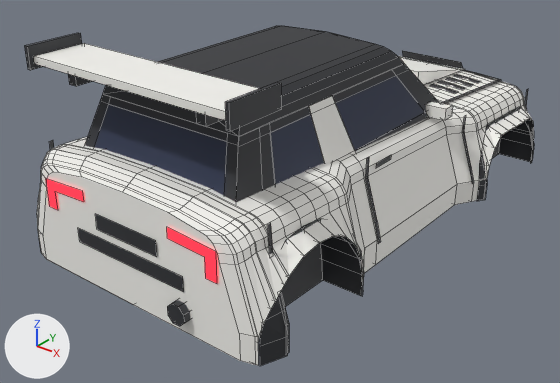
Before and after pictures for a commit that changed the Blender file assets/meshes/requin/Requin.blend.
The view is the same before and after, from a 50 mm lens placed at (9.71, -13.32, 6.8), pointed at (-0.26, -0.86, -0.92). Every picture has the same lights, and +X, +Y and +Z are marked at lower left. The older version comes first. Mesh edges are drawn as thin lines.

Names of what the first picture shows: 'BumperRear', 'Door_FR', 'Fender_FR', 'Fender_RR', 'Opt_Wing_Rally_Wing', 'Opt_Wing_Rally_WingBlade', 'Pillars', 'RearWindow', 'Roof', 'Underbody', 'Window_FR', 'Window_RR' and 23 more.
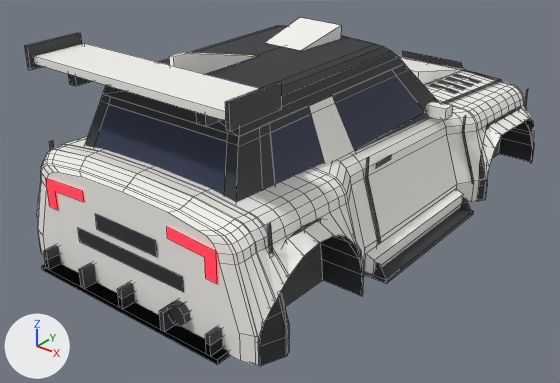
Patch to the scene script:
```diff
--- a/assets/meshes/requin/Requin.blend.py
+++ b/assets/meshes/requin/Requin.blend.py
@@ me_opt_skirts_side_accskirt_r @@
+me_opt_skirts_side_accskirt_r.from_pydata([(2.75, 1.9, -1.46), (2.91, 1.9, -1.46), (2.91, -1.9, -1.46), (2.75, -1.9, -1.46), (2.95, 1.9, -1.3), (2.95, -1.9, -1.3), (2.95, 1.9, -1.06), (2.95, -1.9, -1.06), (2.75, 1.9, -0.98), (2.75, -1.9, -0.98)], [], [(0, 1, 2, 3), (1, 4, 5, 2), (4, 6, 7, 5), (6, 8, 9, 7), (8, 6, 4, 1, 0), (3, 2, 5, 7, 9)])
+me_opt_skirts_side_accskirt_r.materials.append(mat_body)  # white #f7f6f1
@@ me_opt_roof_fin_accsharkfin @@
+me_opt_roof_fin_accsharkfin.from_pydata([(0.05, -3.85, 3.02), (0.05, -4.2, 3.02), (0.05, -4.2, 2.53), (0.05, -1.9, 2.53), (-0.05, -1.9, 2.53), (-0.05, -4.2, 2.53), (-0.05, -4.2, 3.02), (-0.05, -3.85, 3.02)], [], [(0, 1, 2, 3), (4, 5, 6, 7), (6, 1, 0, 7), (7, 0, 3, 4), (5, 2, 1, 6)])
+me_opt_roof_fin_accsharkfin.materials.append(mat_body)  # white #f7f6f1
@@ me_opt_roof_scoop_accroofscoop @@
+me_opt_roof_scoop_accroofscoop.from_pydata([(-0.48, -1.1, 2.54), (0.48, -1.1, 2.54), (0.55, 0.2, 2.82), (-0.55, 0.2, 2.82), (0.55, 0.2, 2.52), (0.48, -1.1, 2.52), (-0.48, -1.1, 2.52), (-0.55, 0.2, 2.52)], [], [(0, 1, 2, 3), (4, 2, 1, 5), (6, 0, 3, 7)])
+me_opt_roof_scoop_accroofscoop.materials.append(mat_body)  # white #f7f6f1
@@ ob_opt_diffuser_race_accdiffuserrace @@
+ob_opt_diffuser_race_accdiffuserrace = bpy.data.objects.new('Opt_Diffuser_Race_AccDiffuserRace', me_opt_diffuser_race_accdiffuserrace)  # a box spanning x -2.4..2.4, y -5.84..-4.94, z -1.44..-1.34; a box spanning x -2.25..-2.15, y -5.84..-4.94, z -1.34..-0.94; a box spanning x -1.15..-1.05, y -5.84..-4.94, z -1.34..-0.94; a box spanning x -0.05..0.05, y -5.84..-4.94, z -1.34..-0.94; a box spanning x 1.05..1.15, y -5.84..-4.94, z -1.34..-0.94; a box spanning x 2.15..2.25, y -5.84..-4.94, z -1.34..-0.94; in mat_trim (dark grey #2f3035)
+ob_opt_diffuser_race_accdiffuserrace.location = (0.0, 0.0, 0.0)
@@ ob_opt_diffuser_road_accdiffuser @@
+ob_opt_diffuser_road_accdiffuser = bpy.data.objects.new('Opt_Diffuser_Road_AccDiffuser', me_opt_diffuser_road_accdiffuser)  # a box spanning x -2.4..2.4, y -5.84..-5.29, z -1.44..-1.34; a box spanning x -2.25..-2.15, y -5.84..-5.29, z -1.34..-1.12; a box spanning x -0.05..0.05, y -5.84..-5.29, z -1.34..-1.12; a box spanning x 2.15..2.25, y -5.84..-5.29, z -1.34..-1.12; in mat_trim (dark grey #2f3035)
+ob_opt_diffuser_road_accdiffuser.location = (0.0, 0.0, 0.0)
@@ ob_opt_skirts_blade_accsideblade_r @@
+ob_opt_skirts_blade_accsideblade_r = bpy.data.objects.new('Opt_Skirts_Blade_AccSideBlade_R', me_opt_skirts_blade_accsideblade_r)  # 16 vertices, 8 faces; spans x 2.75..3.25, y -1.9..1.9, z -1.48..-1.12; in mat_trim (dark grey #2f3035)
+ob_opt_skirts_blade_accsideblade_r.location = (0.0, 0.0, 0.0)
@@ ob_opt_skirts_side_accskirt_r @@
+ob_opt_skirts_side_accskirt_r = bpy.data.objects.new('Opt_Skirts_Side_AccSkirt_R', me_opt_skirts_side_accskirt_r)
+ob_opt_skirts_side_accskirt_r.location = (0.0, 0.0, 0.0)
@@ ob_opt_roof_fin_accsharkfin @@
+ob_opt_roof_fin_accsharkfin = bpy.data.objects.new('Opt_Roof_Fin_AccSharkFin', me_opt_roof_fin_accsharkfin)
+ob_opt_roof_fin_accsharkfin.location = (0.0, 0.0, 0.0)
@@ ob_opt_roof_scoop_accroofscoop @@
+ob_opt_roof_scoop_accroofscoop = bpy.data.objects.new('Opt_Roof_Scoop_AccRoofScoop', me_opt_roof_scoop_accroofscoop)
+ob_opt_roof_scoop_accroofscoop.location = (0.0, 0.0, 0.0)
```

What differs and where, as boxes [x1, y1, x2, y2] in the pictures (560 x 383 px):
'Opt_Diffuser_Race_AccDiffuserRace', added: after [42, 245, 230, 365]
'Opt_Skirts_Side_AccSkirt_R', added: after [365, 189, 463, 276]
'Opt_Skirts_Blade_AccSideBlade_R', added: after [365, 197, 474, 284]
'Opt_Roof_Scoop_AccRoofScoop', added: after [264, 18, 341, 51]
'Opt_Diffuser_Road_AccDiffuser', added: after [42, 256, 229, 363]
'Opt_Roof_Fin_AccSharkFin', added: after [169, 52, 257, 74]
